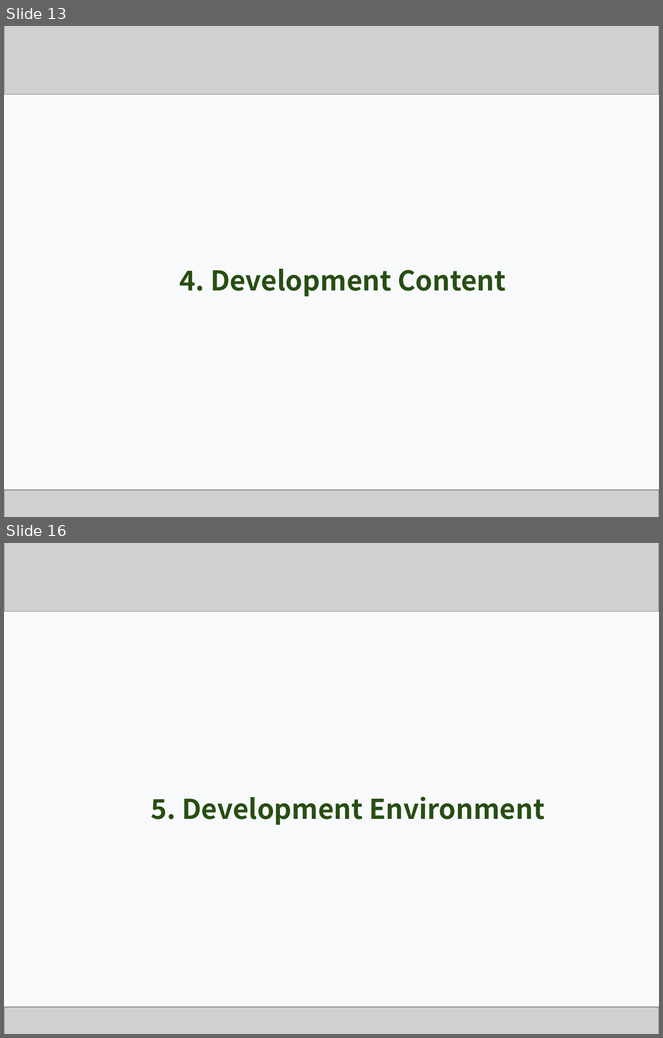
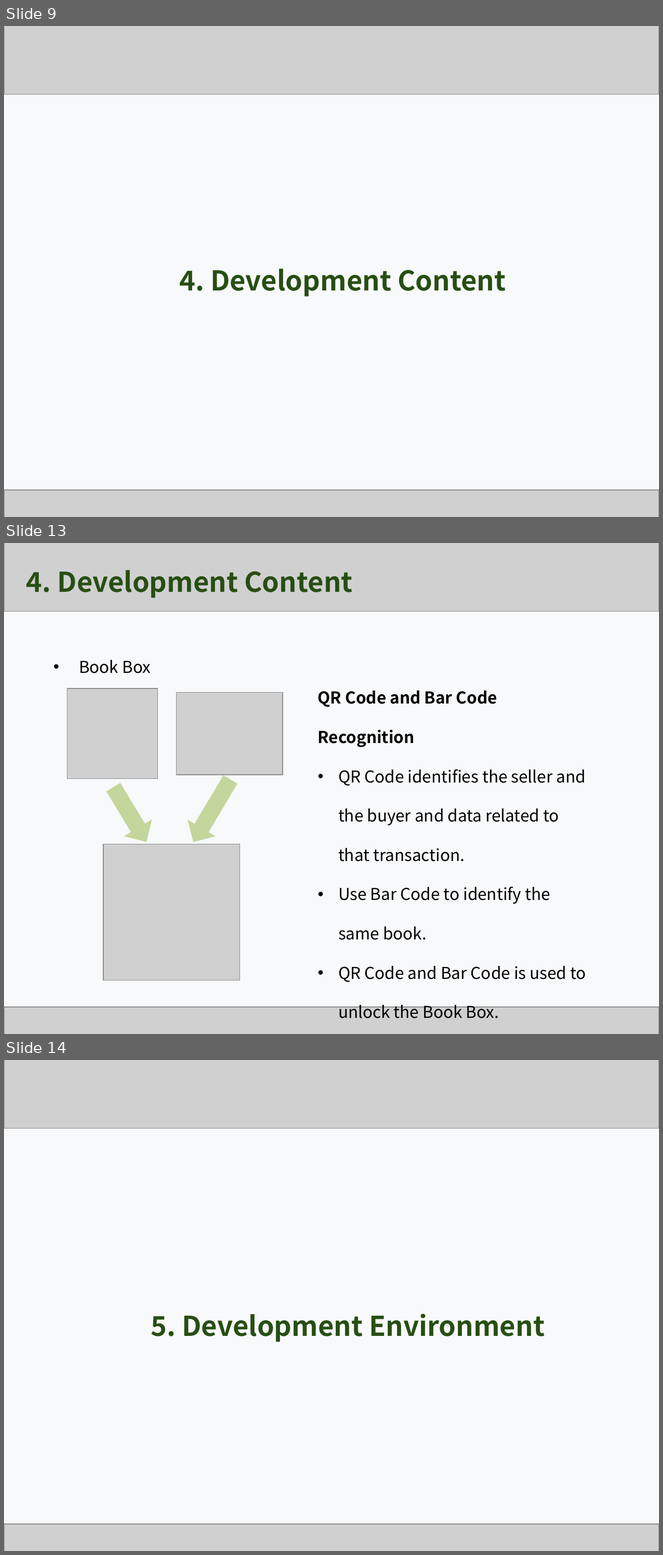
Before and after one commit to Team-GoNaMi/Docs, a slide deck: PPT/Team1_Presentation Material_3rd Week.pptx. Shown one above the other, each under a label of ours: slides 13 and 16 before the commit, slides 9, 13 and 14 after it; the slides between them are not shown. The pictures are 663x1038 and 663x1555 pixels, drawn with LibreOffice and Linux fonts; fonts in the diff are those of the drawing; grey boxes stand for pictures. Boxes give left, top, right and bottom in pixels: in the first picture for what was removed or moved away, otherwise in the second. Text is boxed around its words. In the diff, an @@ line names an element or a change of style, - is before the commit and + after.

```diff
--- a/PPT/Team1_Presentation Material_3rd Week.pptx
+++ b/PPT/Team1_Presentation Material_3rd Week.pptx
@@ slide 13 added at [4, 543, 659, 1034], background #F8F9FA @@
@@ picture added at [4, 543, 659, 572] @@
@@ picture added at [4, 543, 659, 611] @@
@@ text added at [26, 570, 352, 598], 30 pt, text #274E13, bold @@
+4. Development Content
@@ text added at [79, 660, 151, 674], 18 pt, text #000000 @@
+• Book Box
@@ picture added at [67, 689, 158, 779] @@
@@ picture added at [176, 692, 283, 775] @@
@@ text added at [318, 691, 586, 1019], 18 pt, text #000000 @@
+QR Code and Bar Code Recognition
+• QR Code identifies the seller and the buyer and data related to that transaction.
+• Use Bar Code to identify the same book.
+• QR Code and Bar Code is used to unlock the Book Box.
@@ right arrow added at [179, 771, 245, 851], fill #C3D69B @@
@@ right arrow added at [99, 779, 161, 851], fill #C3D69B @@
@@ picture added at [104, 845, 240, 981] @@
@@ picture added at [4, 1007, 659, 1034] @@
@@ what was slide 13 is now slide 9 @@
@@ what was slide 16 is now slide 14 @@
```
Also in this commit, not shown: 6 slides changed, 8 other slides added, 10 slides removed, 2 other files.
